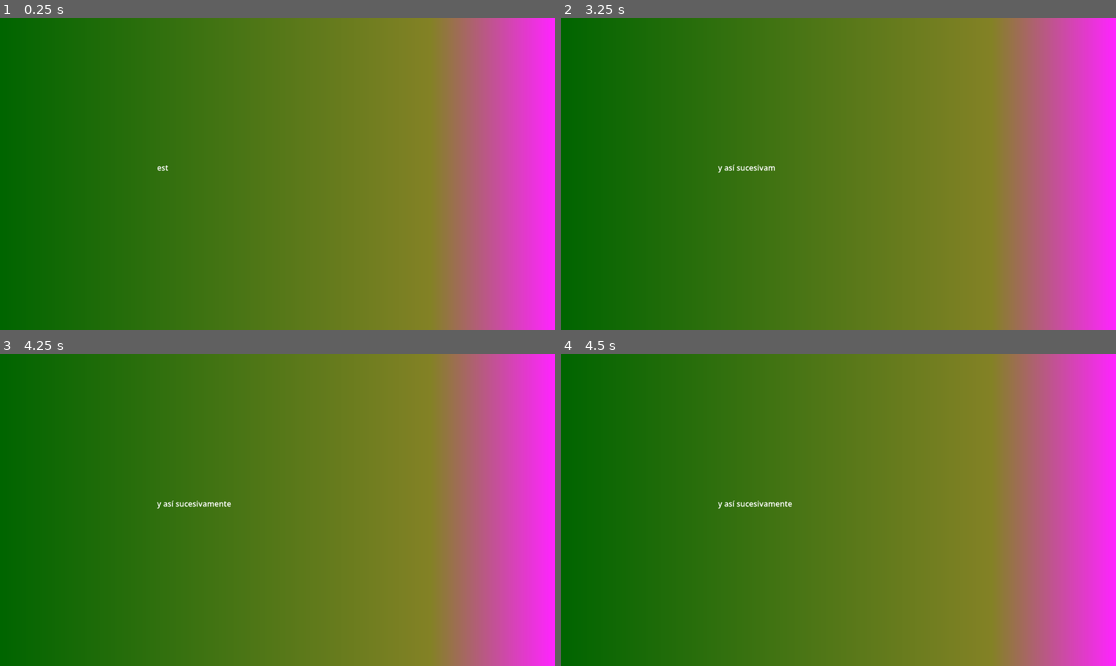
Above: before the commit, frames 1-4 (two rows, left to right).
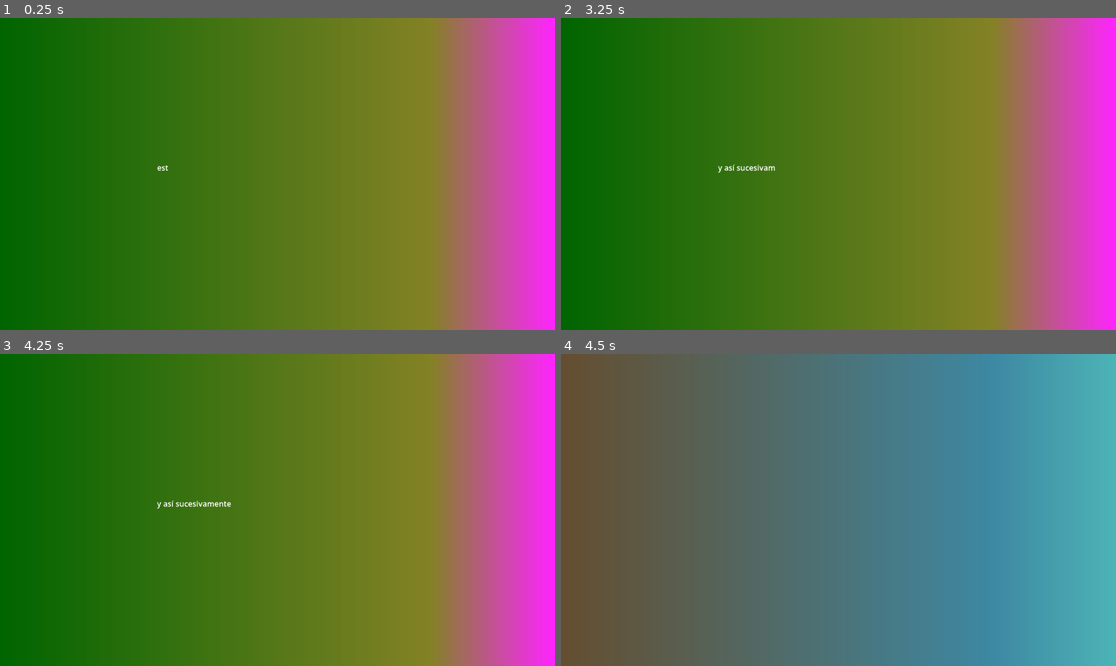
Above: after the commit, the same moments.

Repository: mariaclarasalona-gif/2026_LV3_TP4_paratexto
Game: Godot game, scene res://escenas/escena_outro.tscn
Same seed, same stepped clock (60 frames per second), same inputs: the game is played once before the commit and once after it. This scene is started directly instead of the project's main scene.
Inputs (mouse positions are in pixels of both pictures, inside the frame that each line leads up to):
- Up to frame 1 (0.25 s): no input
- Up to frame 2 (3.25 s): tap Enter at 0.5, 2 s; move the mouse to (960, 158) at 0.52 s; press the mouse at (960, 158) at 0.53 s; tap Space at 1.25, 2.75 s; move the mouse to (727, 189) at 1.27 s; release the mouse at (727, 189) at 1.28 s; click (727, 189) at 1.35 s; move the mouse to (894, 105) at 2.02 s; press the mouse at (894, 105) at 2.03 s; move the mouse to (810, 236) at 2.77 s; release the mouse at (810, 236) at 2.78 s; click (810, 236) at 2.85 s
- Up to frame 3 (4.25 s): tap Enter at 3.5 s; move the mouse to (444, 556) at 3.52 s; press the mouse at (444, 556) at 3.53 s
- Up to frame 4 (4.5 s): tap Space at 4.25 s; move the mouse to (672, 463) at 4.27 s; release the mouse at (672, 463) at 4.28 s; click (672, 463) at 4.35 s

Frames 1-3 are identical in both runs. In frame 4, 100% of the frame differs, in the area x 0-100%, y 0-100%.
Error before the commit: Invalid access of index '3' on a base object of type: 'Array'. (res://scripts/escena_outro.gd:30)

Commit message:
transición escena_intro a escena_in_game
eso

Diff:
--- a/lv-3-2026-tp-4-paratexto/escenas/escena_in_game.tscn
+++ b/lv-3-2026-tp-4-paratexto/escenas/escena_in_game.tscn
@@ -2,7 +2,7 @@
 
 [sub_resource type="Gradient" id="Gradient_j4sy0"]
 offsets = PackedFloat32Array(0, 0.77710843, 1)
-colors = PackedColorArray(0, 0.39566627, 0, 1, 0.5153825, 0.5082144, 0.14620796, 1, 1, 0.14117648, 1, 1)
+colors = PackedColorArray(0.39248466, 0.30539083, 0.18681645, 1, 0.24005222, 0.5325506, 0.63490707, 1, 0.29879504, 0.7040924, 0.71373314, 1)
 
 [sub_resource type="GradientTexture1D" id="GradientTexture1D_nlmh5"]
 gradient = SubResource("Gradient_j4sy0")
--- a/lv-3-2026-tp-4-paratexto/scripts/escena_outro.gd
+++ b/lv-3-2026-tp-4-paratexto/scripts/escena_outro.gd
@@ -18,10 +18,14 @@
 			animator_texto.active = false
 			texto.visible_ratio = 1
 			termino_animacion = true
+
 		else:
-			linea_texto_actual += 1
-			termino_animacion = false
-			animator_texto.active = true
+			linea_texto_actual +=1
+			if linea_texto_actual >= (arreglo_lineas_texto.size()):
+				get_tree().change_scene_to_file("res://escenas/escena_in_game.tscn")
+			else:
+				termino_animacion = false
+				animator_texto.active = true
 
 		print("click en pantalla")
 
